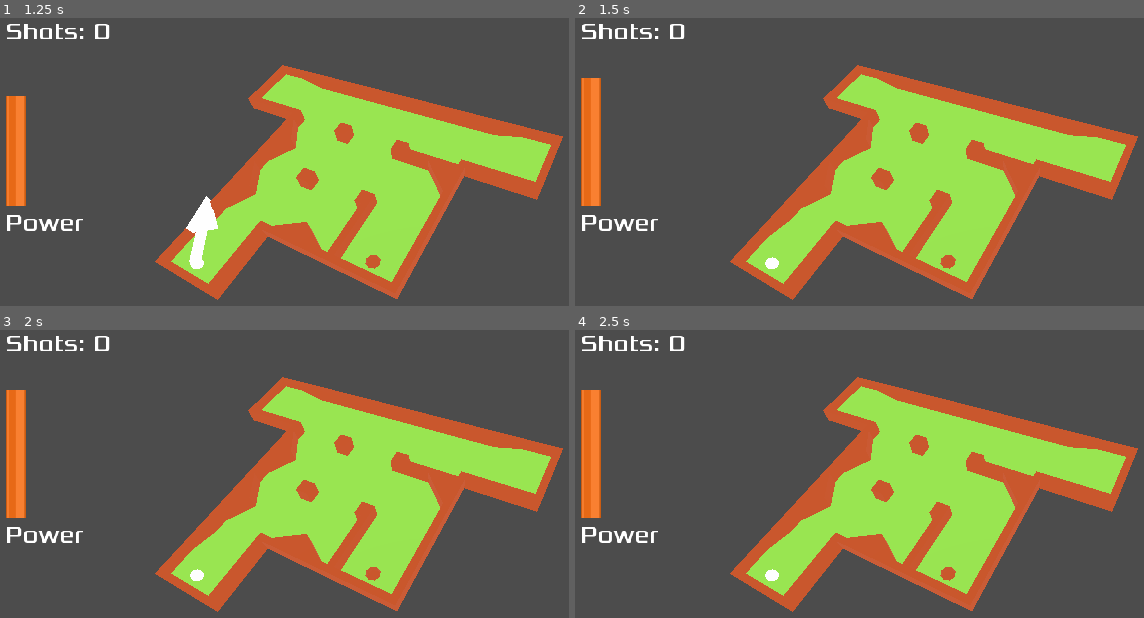
Above: before the commit, frames 1-4 (two rows, left to right).
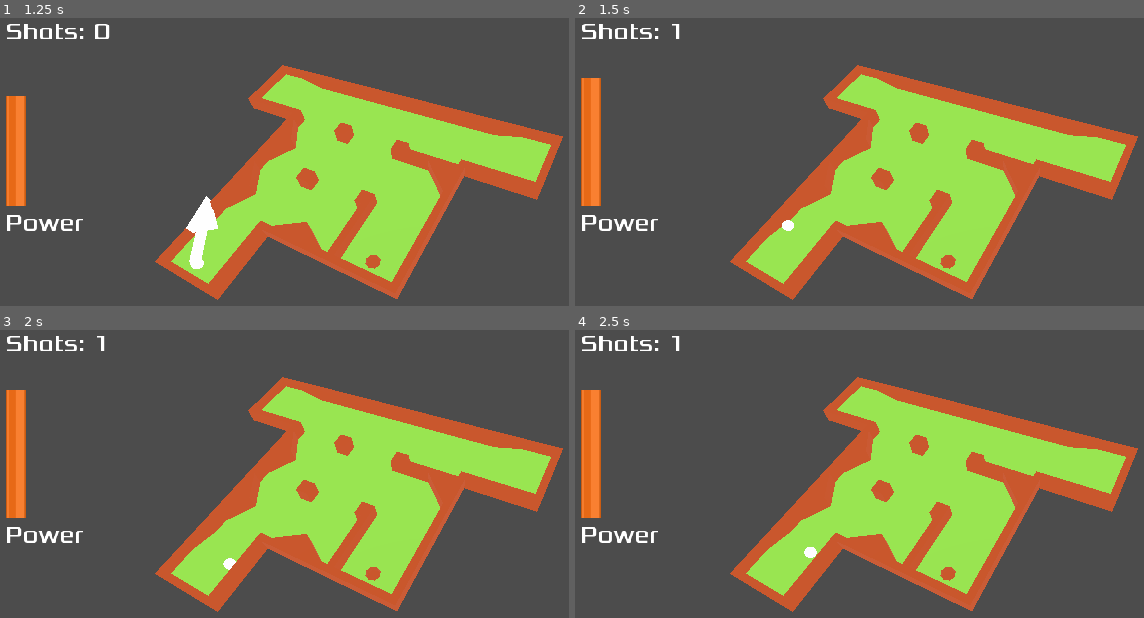
Above: after the commit, the same moments.

Repository: hiperlogic/3D_Minigolf
Game: Godot game, scene res://Main.tscn
Same seed, same stepped clock (60 frames per second), same inputs: the game is played once before the commit and once after it. The project has no main scene, so this scene is started directly.
Inputs (mouse positions are in pixels of both pictures, inside the frame that each line leads up to):
- Up to frame 1 (1.25 s): move the mouse to (563, 213) at 0.52 s; press the mouse at (563, 213) at 0.53 s
- Up to frame 2 (1.5 s): move the mouse to (802, 259) at 1.27 s; release the mouse at (802, 259) at 1.28 s; click (802, 259) at 1.35 s
- Up to frame 3 (2 s): no input
- Up to frame 4 (2.5 s): move the mouse to (1047, 445) at 2.02 s; press the mouse at (1047, 445) at 2.03 s

Frame 1 is identical in both runs. In frame 2, 0.2% of the frame differs, in the area x 16-39%, y 2-88%; in frame 3, 0.2%; in frame 4, 0.3%, in the area x 16-43%, y 2-88%.
Error before the commit: Invalid call. Nonexistent function 'shoot' in base 'RigidBody'. (res://Main.gd:36)

Commit message:
Yeeee! Fly Ball, Fly! Now we can shoot!

Diff:
--- /dev/null
+++ b/Items/Ball/Ball.gd
@@ -0,0 +1,23 @@
+extends RigidBody
+
+signal stopped
+
+func shoot(angle, power):
+	var force = Vector3(0,0,-2).rotated(Vector3(0,1,0), angle)
+	apply_impulse(Vector3(), force*power/5)
+
+func _integrate_forces(state):
+	if state.linear_velocity.length()<0.1:
+		emit_signal("stopped")
+		state.linear_velocity = Vector3()
+
+
+
+# Called when the node enters the scene tree for the first time.
+func _ready():
+	pass # Replace with function body.
+
+
+# Called every frame. 'delta' is the elapsed time since the previous frame.
+#func _process(delta):
+#	pass
--- a/Items/Ball/Ball.tscn
+++ b/Items/Ball/Ball.tscn
@@ -1,4 +1,6 @@
-[gd_scene load_steps=4 format=2]
+[gd_scene load_steps=5 format=2]
+
+[ext_resource path="res://Items/Ball/Ball.gd" type="Script" id=1]
 
 [sub_resource type="PhysicsMaterial" id=3]
 bounce = 0.2
@@ -16,6 +18,7 @@
 continuous_cd = true
 linear_damp = 0.5
 angular_damp = 0.1
+script = ExtResource( 1 )
 
 [node name="MeshInstance" type="MeshInstance" parent="."]
 mesh = SubResource( 1 )
